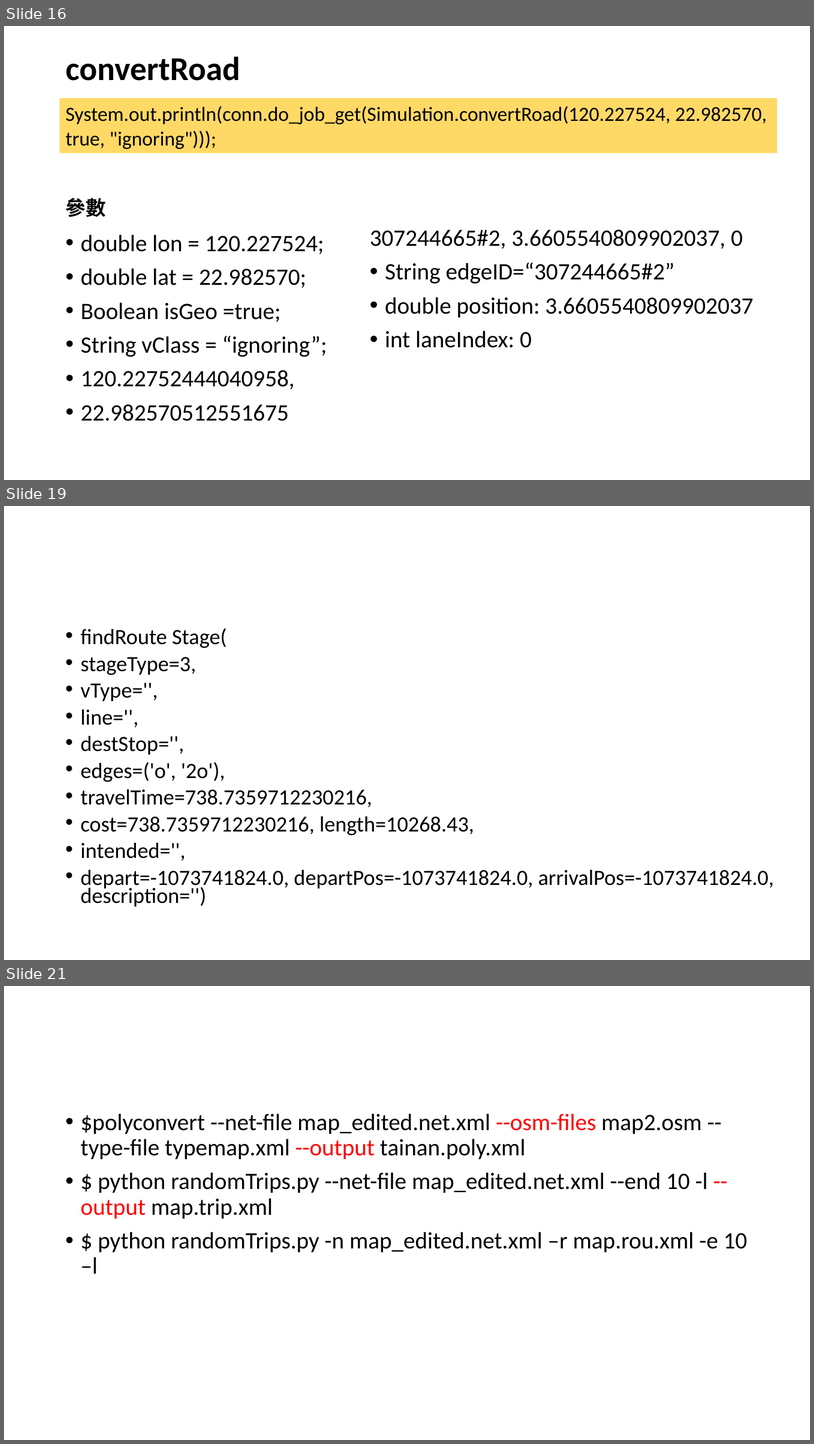
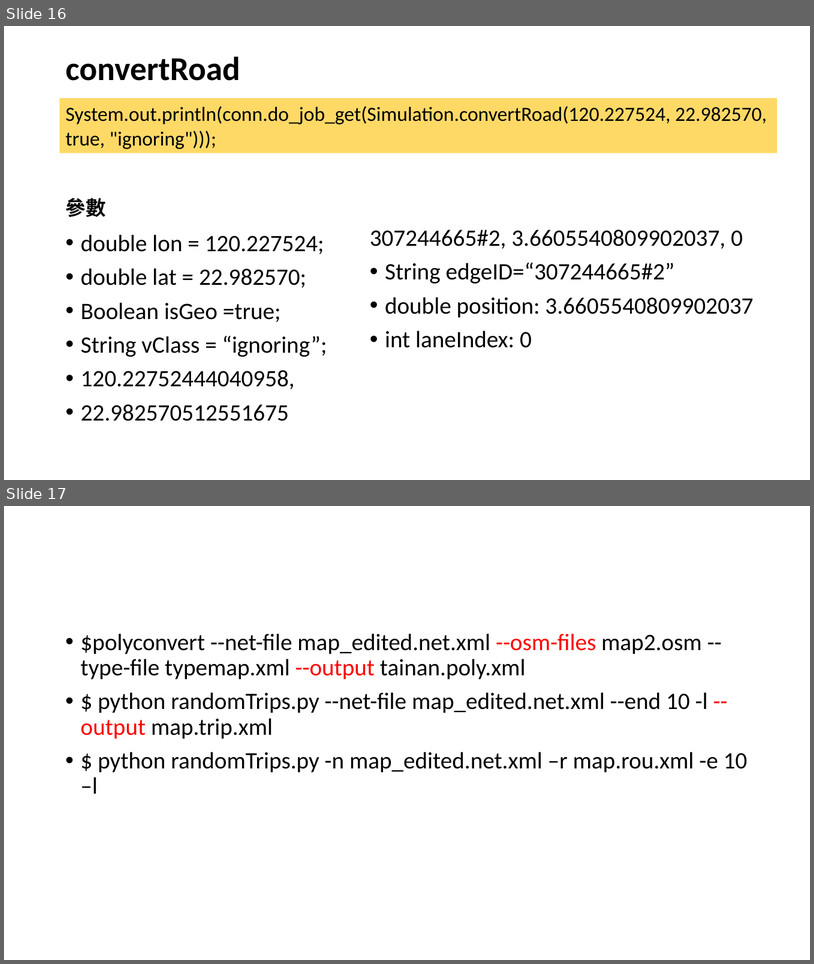
Before and after one commit to YenKang/Smart-Logistics-Plan, a slide deck: eclipse workspace/java_library/sumo_implementation recording.pptx. Shown one above the other, each under a label of ours: slides 16, 19 and 21 before the commit, slides 16 and 17 after it; the slides between them are not shown. The pictures are 814x1444 and 814x964 pixels, drawn with LibreOffice and Linux fonts; fonts in the diff are those of the drawing. Boxes give left, top, right and bottom in pixels: in the first picture for what was removed or moved away, otherwise in the second. Text is boxed around its words. In the diff, an @@ line names an element or a change of style, - is before the commit and + after.

```diff
--- a/eclipse workspace/java_library/sumo_implementation recording.pptx
+++ b/eclipse workspace/java_library/sumo_implementation recording.pptx
@@ slide 19 removed at (4, 506, 810, 960), background #FFFFFF @@
@@ text removed at (81, 628, 774, 906) @@
-• findRoute Stage(
-• stageType=3,
-• vType='',
-• line='',
-• destStop='',
-• edges=('o', '2o'),
-• travelTime=738.7359712230216,
-• cost=738.7359712230216, length=10268.43,
-• intended='',
-• depart=-1073741824.0, departPos=-1073741824.0, arrivalPos=-1073741824.0, description='')
@@ what was slide 21 is now slide 17 @@
```
Also in this commit, not shown: 5 slides added, 3 other slides removed, 1 other file.
